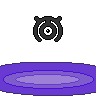
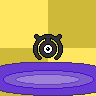
Comparing the layer stacks of the two 96px x 96px images. Changes:
pixels changed over [0, 0, 96, 96] (layer not identified)